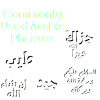
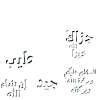
Layers edited between the first and the second 100 × 100 image:
painted on "Commonly Used Arabic Phrases" over <box>1,9,65,43</box>
